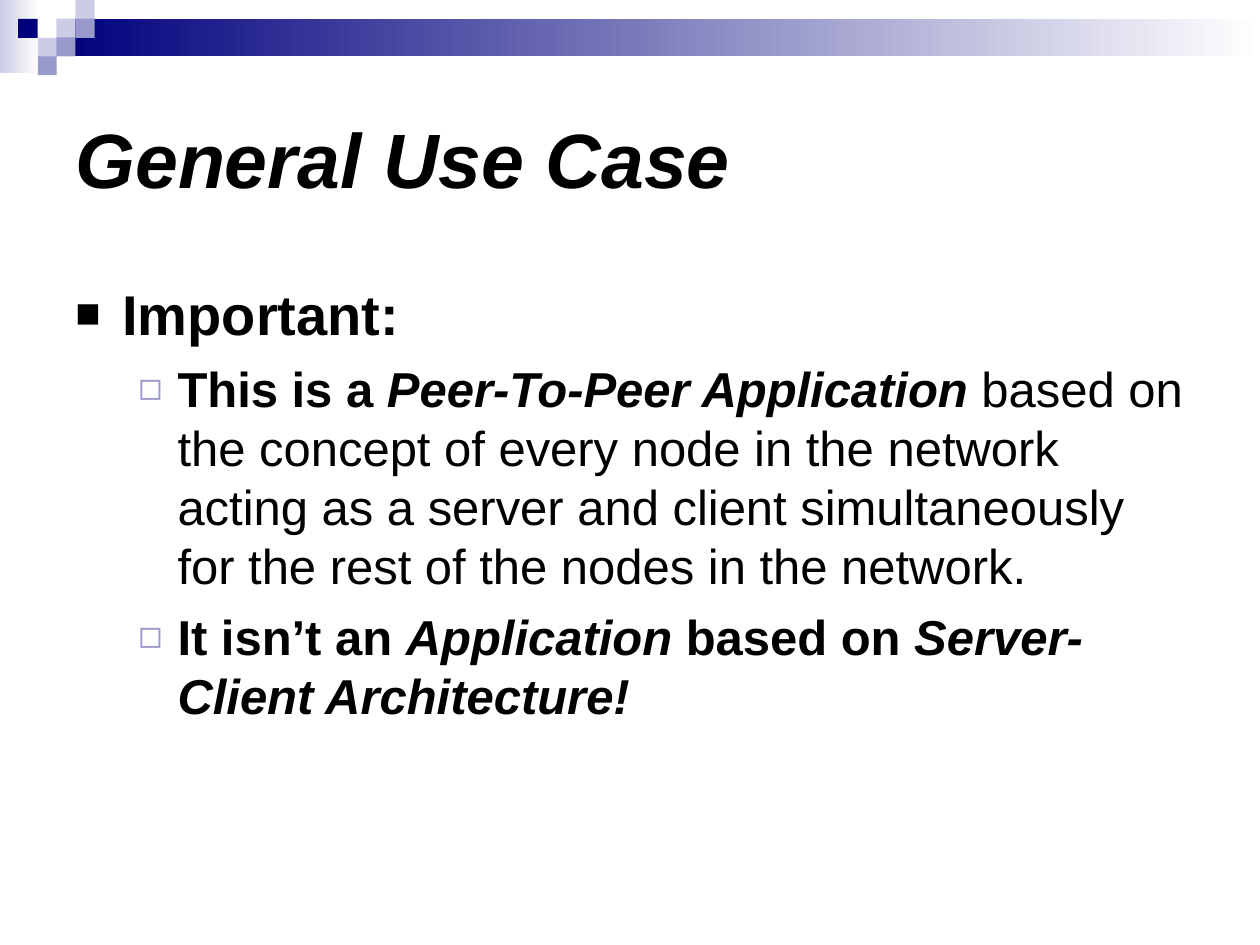
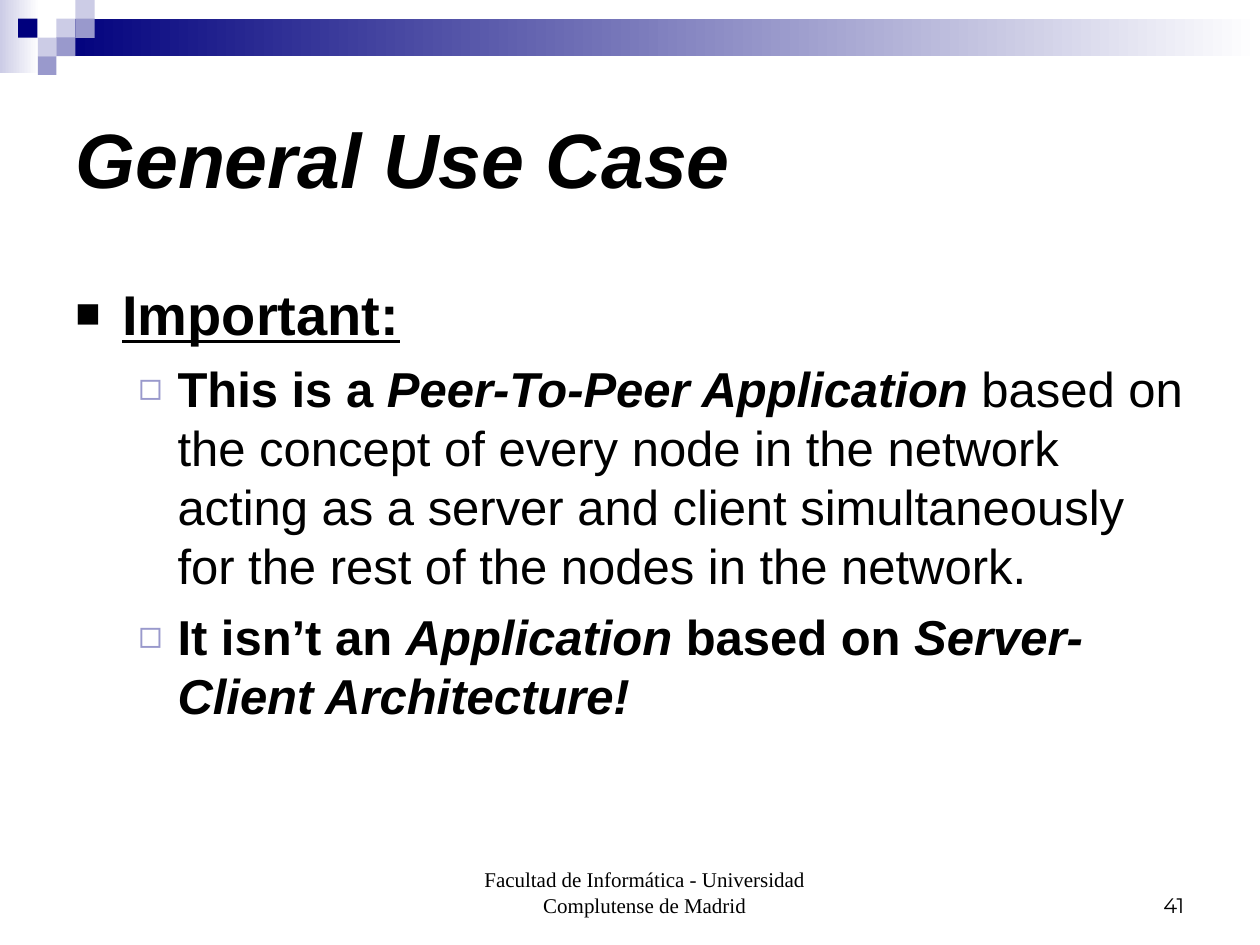
Before and after one commit to munsuri/egorilla, a slide deck: slide 41 of doc/PresentacionIS.ppt (slide 48 before the commit). Drawn at 1260x945 pixels with LibreOffice and Linux fonts; fonts in the diff are those of the drawing. Boxes give left, top, right and bottom in pixels: in the first picture for what was removed or moved away, otherwise in the second. Text is boxed around its words. In the diff, an @@ line names an element or a change of style, - is before the commit and + after.

```diff
--- a/doc/PresentacionIS.ppt
+++ b/doc/PresentacionIS.ppt
@@ text at <box>122,296,399,346</box>: underline on in "Important:" @@
@@ text added at <box>484,872,804,917</box>, 12 pt, text #000000 @@
+Facultad de Informática - Universidad Complutense de Madrid
@@ page number added at <box>1163,898,1184,913</box>, 12 pt, text #000000 @@
+41
```
Also in this commit, not shown: 47 other slides changed, 4 slides added, 9 slides removed.
